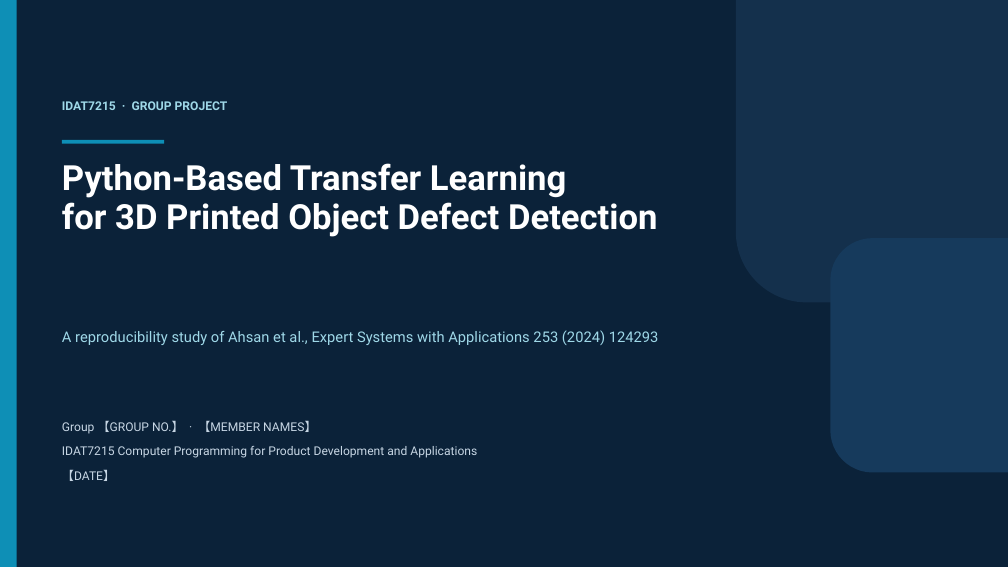
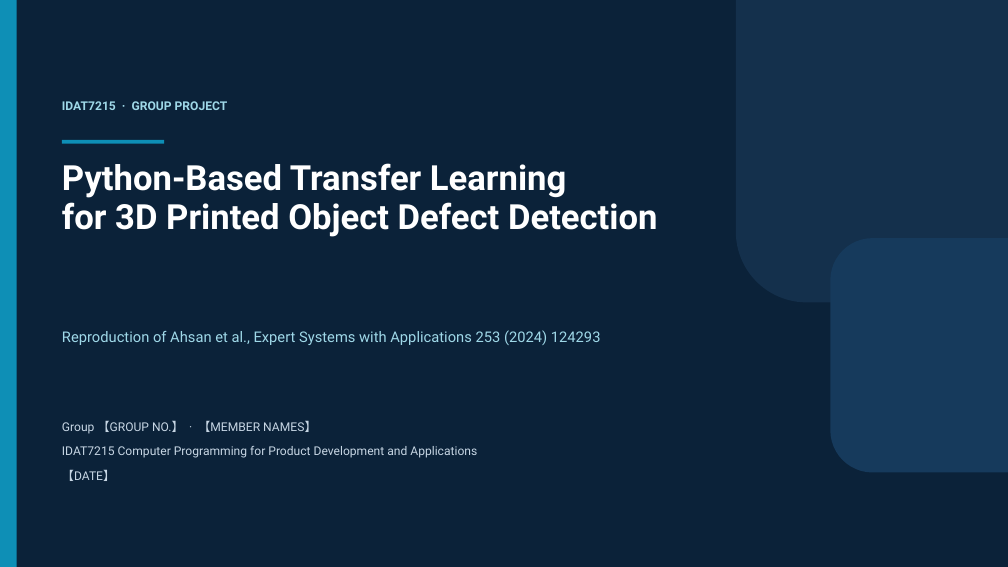
Before and after one commit to Zheyi-D/am-defect-tl, a slide deck: slide 1 of reports/slides_draft.pptx. Drawn at 1008x567 pixels with LibreOffice and Linux fonts; fonts in the diff are those of the drawing. Boxes give left, top, right and bottom in pixels: in the first picture for what was removed or moved away, otherwise in the second. Text is boxed around its words. In the diff, an @@ line names an element or a change of style, - is before the commit and + after.

Commit message:
feat(slides): 16-page deck scoped to data preparation, model training and dataset results — 60-90 words of factual text per page, no WHAT/WHY/RESULT labels, analysis pages removed, demo placeholder kept

```diff
--- a/reports/slides_draft.pptx
+++ b/reports/slides_draft.pptx
@@ text at bbox=[62, 330, 601, 345]: text changed @@
-A reproducibility study of Ahsan et al., Expert Systems with Applications 253 (2024) 124293
+Reproduction of Ahsan et al., Expert Systems with Applications 253 (2024) 124293
```
Also in this commit, not shown: 12 other slides changed, 3 slides added, 7 slides removed, 3 other files.
